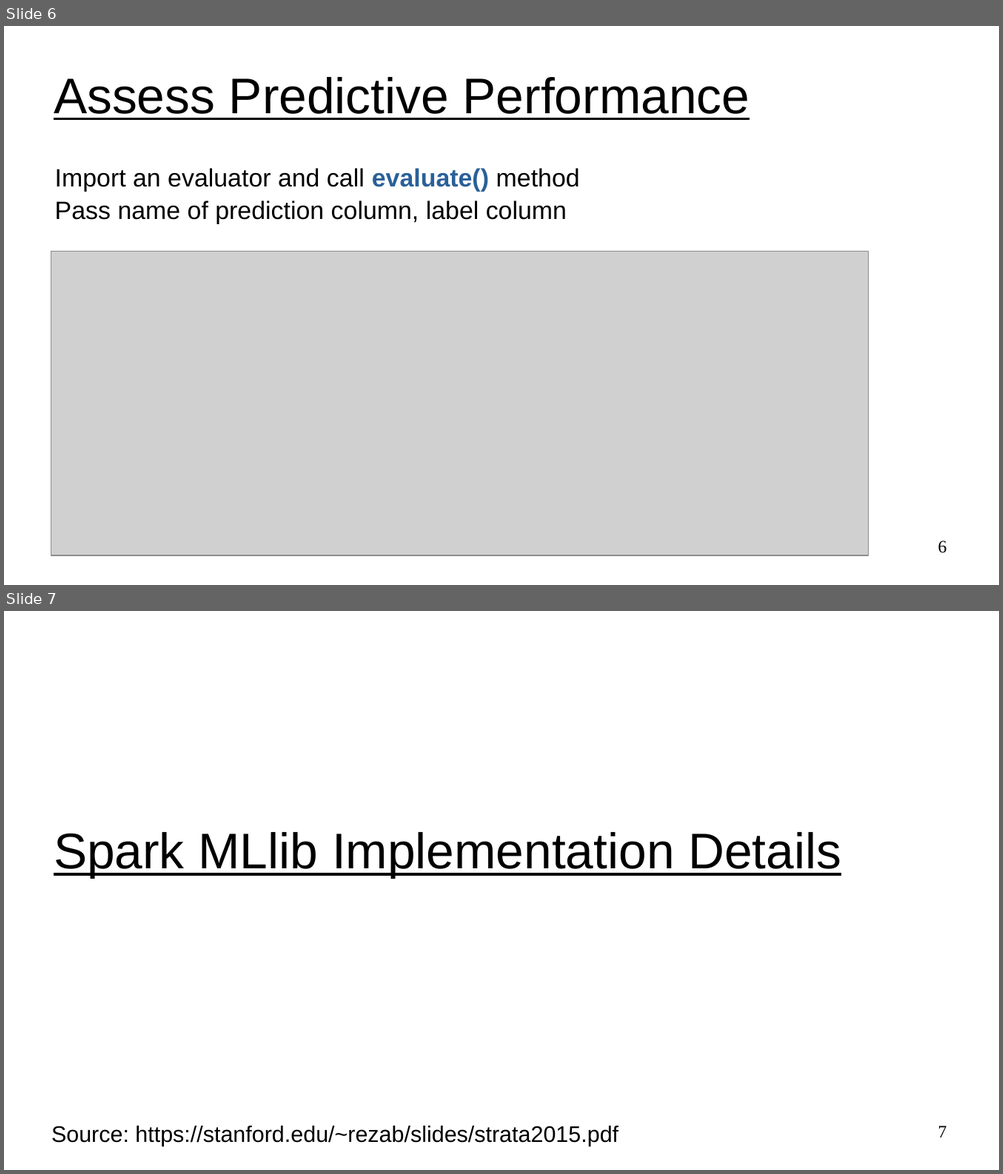
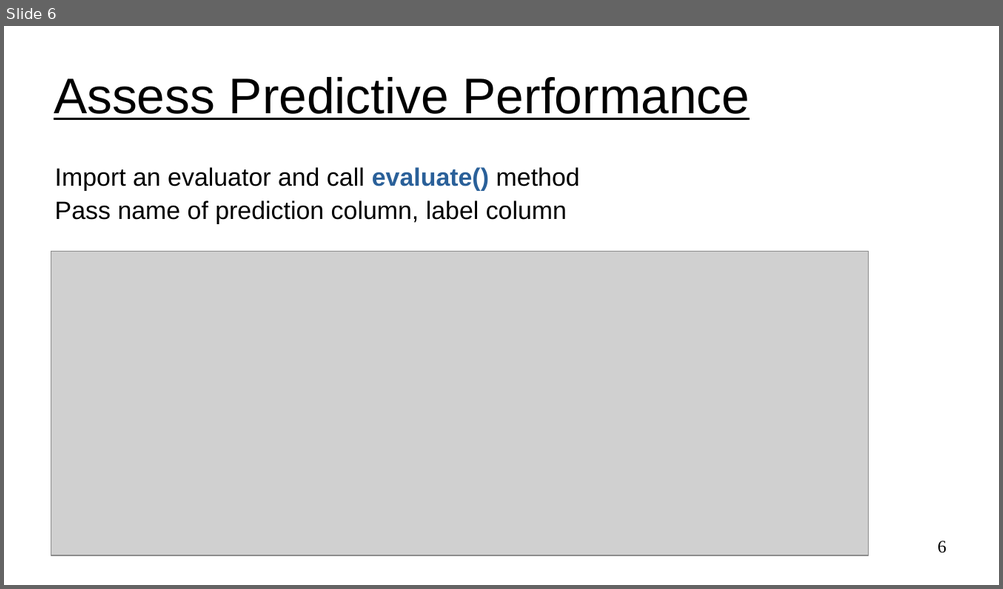
Before and after one commit to UVADS/distributed_computing, a slide deck: 04_mllib_intro_and_supervised_learning/mllib_method_summary.ppt. Shown one above the other, each under a label of ours: slides 6 and 7 before the commit, slide 6 after it. The pictures are 1003x1174 and 1003x589 pixels, drawn with LibreOffice and Linux fonts; fonts in the diff are those of the drawing; grey boxes stand for pictures. Boxes give left, top, right and bottom in pixels: in the first picture for what was removed or moved away, otherwise in the second. Text is boxed around its words. In the diff, an @@ line names an element or a change of style, - is before the commit and + after.

Commit message:
expanded on mllib implementation

```diff
--- a/04_mllib_intro_and_supervised_learning/mllib_method_summary.ppt
+++ b/04_mllib_intro_and_supervised_learning/mllib_method_summary.ppt
@@ slide 7 removed at (4,611,999,1170), background #FFFFFF @@
@@ title removed at (54,832,841,878) @@
-Spark MLlib Implementation Details
@@ text removed at (51,1126,618,1147) @@
-Source: https://stanford.edu/~rezab/slides/strata2015.pdf
@@ page number removed at (938,1126,947,1138) @@
-7
```
Also in this commit, not shown: 1 slide changed, 4 other slides removed, 2 other files.
